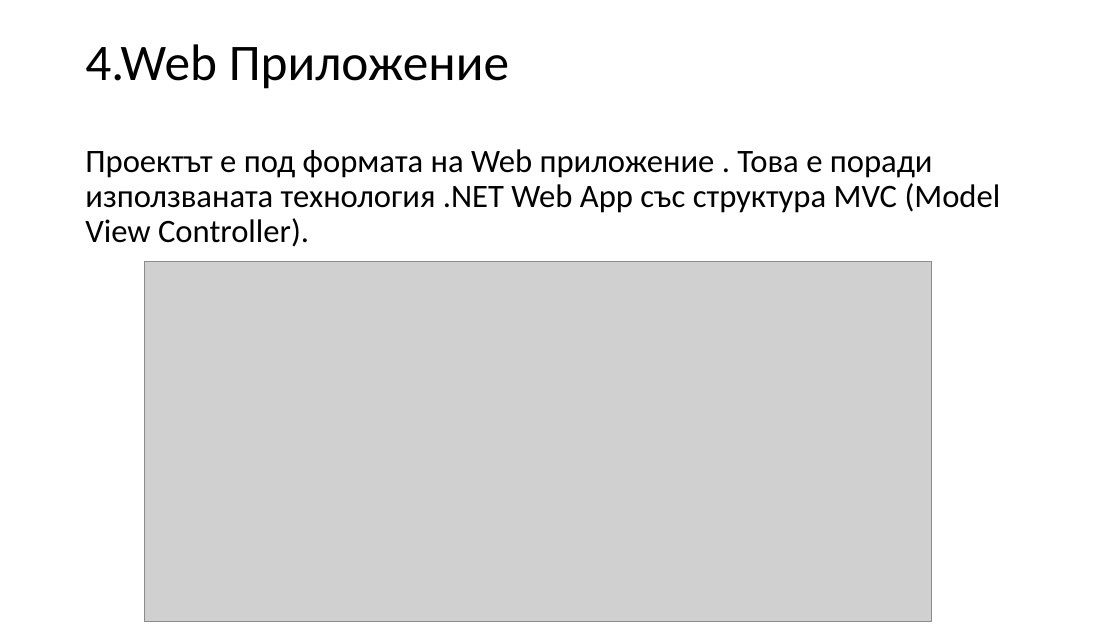
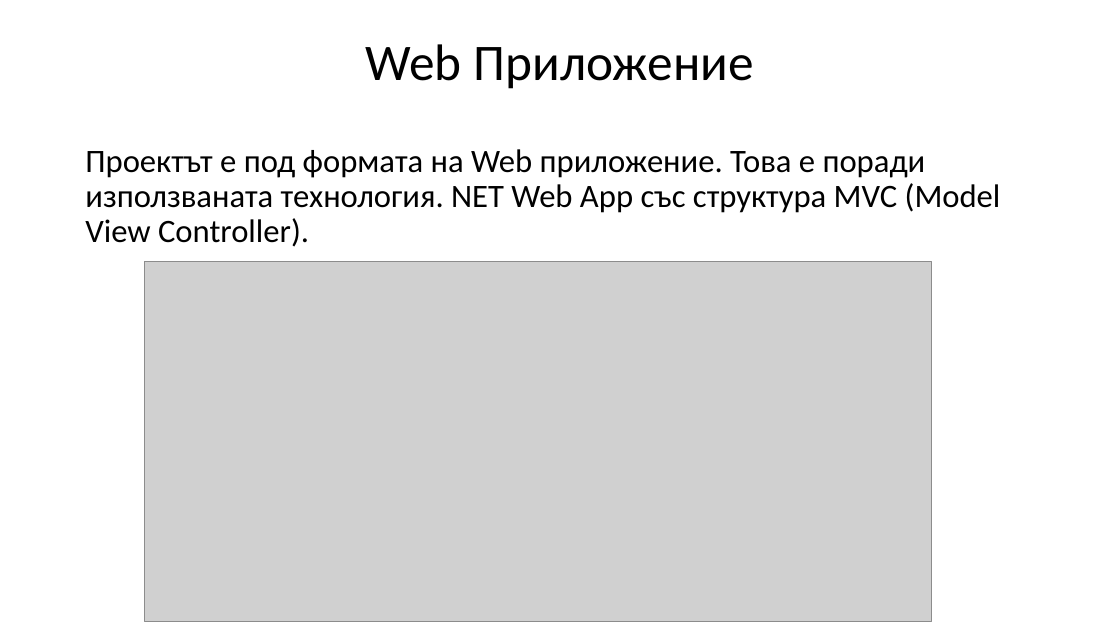
Before and after one commit to YovoTWW/MusicAppRepository, a slide deck: slide 7 of ТУ ВАРНА Music App Presentation.pptx (slide 5 before the commit). Drawn at 1120x630 pixels with LibreOffice and Linux fonts; fonts in the diff are those of the drawing; grey boxes stand for pictures. Boxes give left, top, right and bottom in pixels: in the first picture for what was removed or moved away, otherwise in the second. Text is boxed around its words. In the diff, an @@ line names an element or a change of style, - is before the commit and + after.

```diff
--- a/ТУ ВАРНА Music App Presentation.pptx
+++ b/ТУ ВАРНА Music App Presentation.pptx
@@ title at [366,44,754,89]: text changed @@
-4.Web Приложение
+Web Приложение
@@ text at [85,149,1001,247]: spaces changed @@
-Проектът е под формата на Web приложение . Това е поради използваната технология .NET Web App със структура MVC (Model View Controller).
+Проектът е под формата на Web приложение. Това е поради използваната технология. NET Web App със структура MVC (Model View Controller).
```
Also in this commit, not shown: 8 other slides changed, 3 slides added, 1 slide removed, 1 other file.
